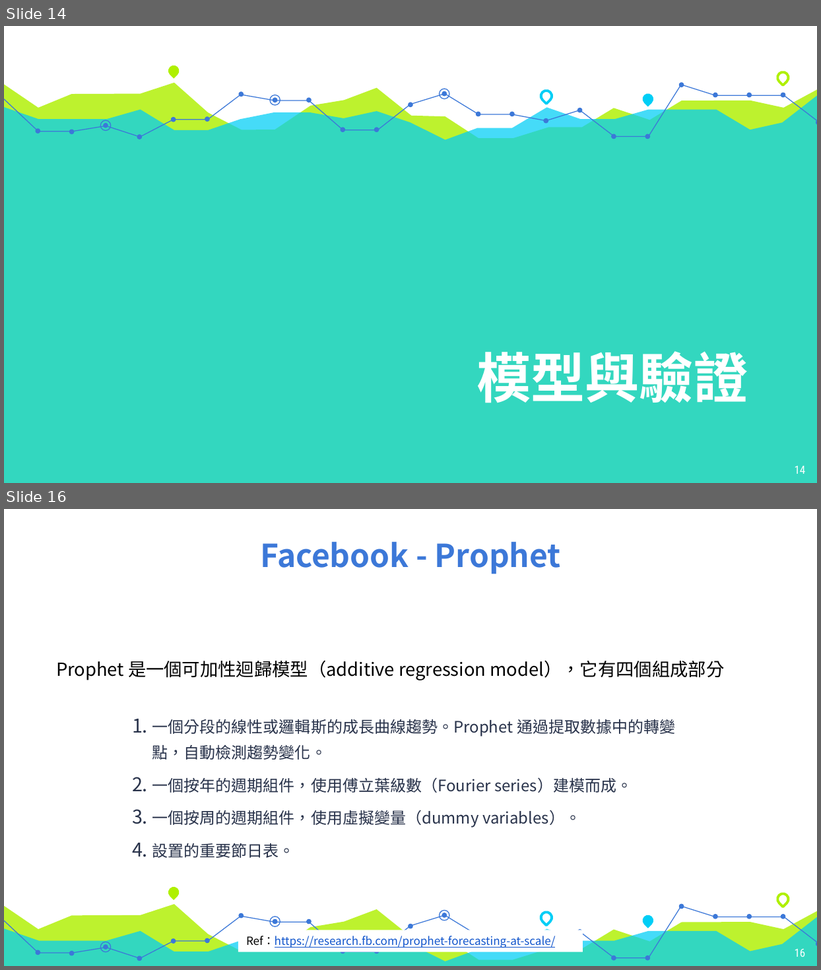
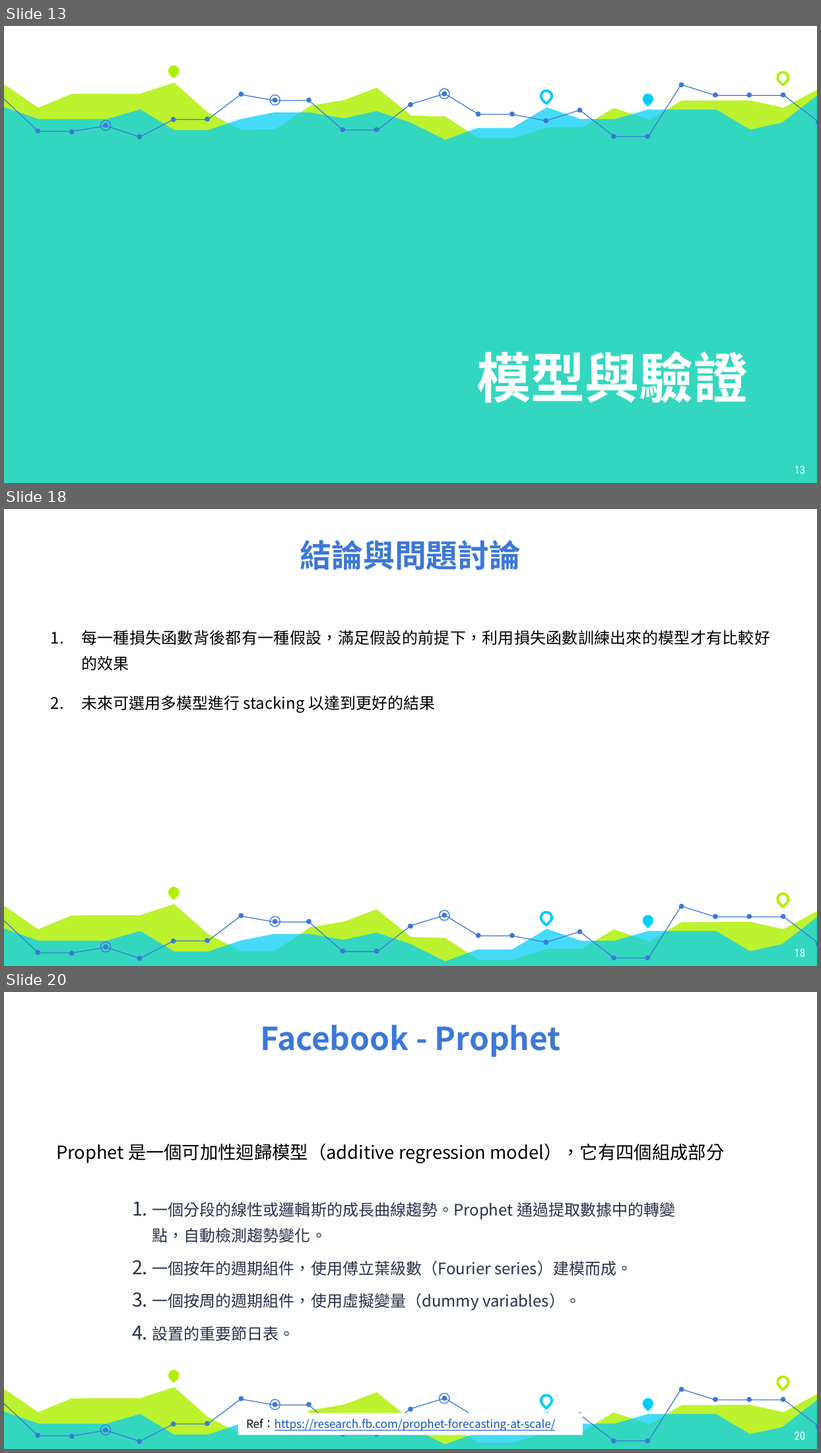
Before and after one commit to acer2265848/M5_Cathay, a slide deck: m5_report.pptx. Shown one above the other, each under a label of ours: slides 14 and 16 before the commit, slides 13, 18 and 20 after it; the slides between them are not shown. The pictures are 821x970 and 821x1453 pixels, drawn with LibreOffice and Linux fonts; fonts in the diff are those of the drawing. Boxes give left, top, right and bottom in pixels: in the first picture for what was removed or moved away, otherwise in the second. Text is boxed around its words. In the diff, an @@ line names an element or a change of style, - is before the commit and + after.

```diff
--- a/m5_report.pptx
+++ b/m5_report.pptx
@@ slide 18 added at <box>4,509,817,966</box>, background #FFFFFF; not listed: 33 template elements that a slide beside it also shows @@
@@ title added at <box>300,540,521,570</box>, 28 pt, text #3C78D8, bold @@
+結論與問題討論
@@ text added at <box>81,630,770,713</box>, 14 pt, text #000000 @@
+1. 每一種損失函數背後都有一種假設，滿足假設的前提下，利用損失函數訓練出來的模型才有比較好的效果
+2. 未來可選用多模型進行 stacking 以達到更好的結果
@@ ellipse added at <box>476,933,481,938</box>, fill #3C78D8 @@
@@ ellipse added at <box>510,933,515,938</box>, fill #3C78D8 @@
@@ ellipse added at <box>544,940,548,945</box>, fill #3C78D8 @@
@@ page number added at <box>795,949,806,957</box>, 10 pt, text #FFFFFF @@
+18
@@ what was slide 14 is now slide 13 @@
@@ page number at <box>795,466,806,474</box>: text changed @@
-14
+13
@@ what was slide 16 is now slide 20 @@
@@ page number at <box>795,1432,806,1440</box>: text changed @@
-16
+20
```
Also in this commit, not shown: 8 slides changed, 7 other slides added, 13 slides removed, 7 other files.
